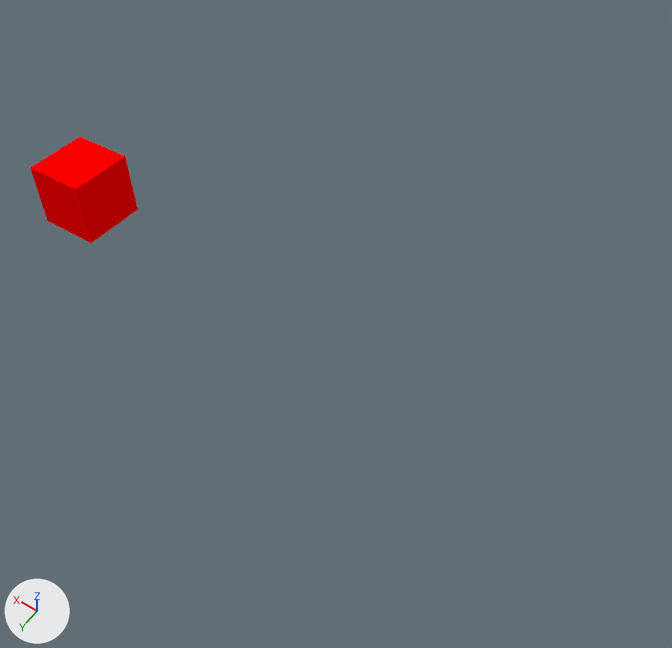
The Blender file AddOnPractice.blend as it was, and as the next commit left it.
Both versions are drawn from a 50 mm camera at (-14.1, 6.1, 20.1) aimed at (-4.1, -7.9, -2.0). Every picture has the same lights, and +X, +Y and +Z are marked at lower left.
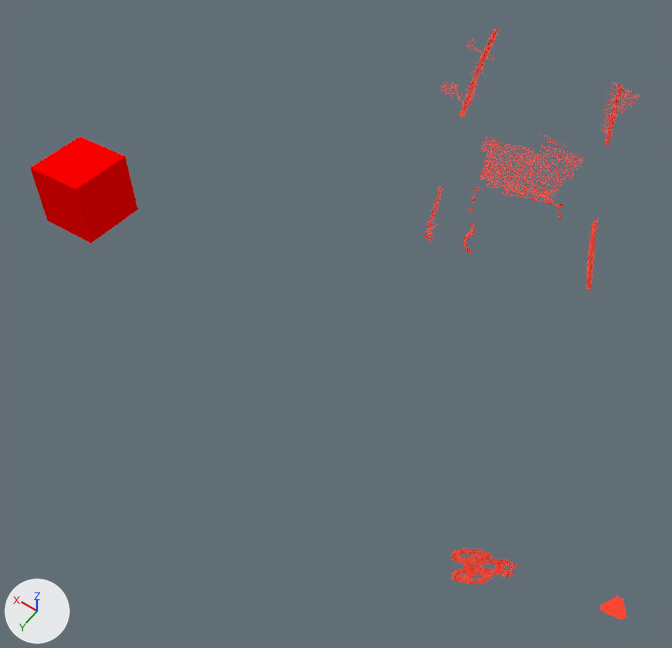
Patch to the scene script:
```diff
--- a/AddOnPractice.blend.py
+++ b/AddOnPractice.blend.py
@@ ob_combined_shape_011 @@
+ob_combined_shape_011 = bpy.data.objects.new('Combined Shape.011', me_combined_shape_022)  # 3568 vertices, 892 faces; spans x -6.746..-6.136, y -11.965..-10.837, z 0.176..0.221; in mat_shape_material_010 (red #ff4935)
+ob_combined_shape_011.location = (0.0, 0.0, 0.0)
@@ ob_combined_shape_010 @@
+ob_combined_shape_010 = bpy.data.objects.new('Combined Shape.010', me_combined_shape_020)  # 2792 vertices, 698 faces; spans x -5.57..-4.52, y -12.76..-10.59, z 0.13..0.15; in mat_shape_material_009 (red #ff4935)
+ob_combined_shape_010.location = (0.0, 0.0, 0.0)
@@ ob_combined_shape_007 @@
+ob_combined_shape_007 = bpy.data.objects.new('Combined Shape.007', me_combined_shape_014)  # 7172 vertices, 1793 faces; spans x -10.1..-8.95, y -14.4..-11.71, z 0.02..0.03; in mat_shape_material_006 (red #ff4935)
+ob_combined_shape_007.location = (0.0, 0.0, 0.0)
@@ ob_combined_shape_005 @@
+ob_combined_shape_005 = bpy.data.objects.new('Combined Shape.005', me_combined_shape_010)  # 2660 vertices, 665 faces; spans x -8.2..-6.24, y -14.24..-13.53, z 0.14..0.2; in mat_shape_material_004 (red #ff4935)
+ob_combined_shape_005.location = (0.0, 0.0, 0.0)
@@ ob_combined_shape_004 @@
+ob_combined_shape_004 = bpy.data.objects.new('Combined Shape.004', me_combined_shape_008)  # 15400 vertices, 3850 faces; spans x -7.63..-4.46, y -16.76..-13.6, z 0.05..0.18; in mat_shape_material_003 (red #ff4935)
+ob_combined_shape_004.location = (0.0, 0.0, 0.0)
@@ ob_combined_shape_003 @@
+ob_combined_shape_003 = bpy.data.objects.new('Combined Shape.003', me_combined_shape_006)  # 10136 vertices, 2534 faces; spans x -7.93..-6.58, y -20.67..-17.52, z 0.02..0.07; in mat_shape_material_002 (red #ff4935)
+ob_combined_shape_003.location = (0.0, 0.0, 0.0)
@@ ob_combined_shape_002 @@
+ob_combined_shape_002 = bpy.data.objects.new('Combined Shape.002', me_combined_shape_004)  # 17104 vertices, 4276 faces; spans x -3.48..-1.47, y -20.83..-15.91, z 0.13..0.18; in mat_shape_material_001 (red #ff4935)
+ob_combined_shape_002.location = (0.0, 0.0, 0.0)
@@ ob_combined_shape_001 @@
+ob_combined_shape_001 = bpy.data.objects.new('Combined Shape.001', me_combined_shape_002)  # 11104 vertices, 2776 faces; spans x -12.43..-11.025, y -3.346..-2.164, z 0.078..0.134; in mat_shape_material (red #ff4935)
+ob_combined_shape_001.location = (0.0, 0.0, 0.0)
@@ ob_combined_shape @@
+ob_combined_shape = bpy.data.objects.new('Combined Shape', me_combined_shape)  # 1050 vertices, 74 faces; spans x -14.917..-14.332, y -4.096..-3.563, z -0.124..-0.094; in mat_shape_color (red #ff4935)
+ob_combined_shape.location = (0.0, 0.0, 0.0)
```

Changed parts and their boxes (x1, y1, x2, y2) in the pictures (672 x 648 px):
'Combined Shape.004', added (red): after (479, 133, 583, 201)
'Combined Shape.001', added (red): after (450, 549, 517, 584)
'Combined Shape.002', added (red): after (439, 30, 500, 117)
'Combined Shape.003', added (red): after (600, 82, 641, 146)
'Combined Shape', added: after (600, 596, 627, 619)
'Combined Shape.007', added: after (586, 218, 598, 290)
'Combined Shape.010', added: after (424, 187, 443, 241)
'Combined Shape.005', added: after (502, 191, 564, 219)
'Combined Shape.011', added: after (461, 223, 476, 253)
